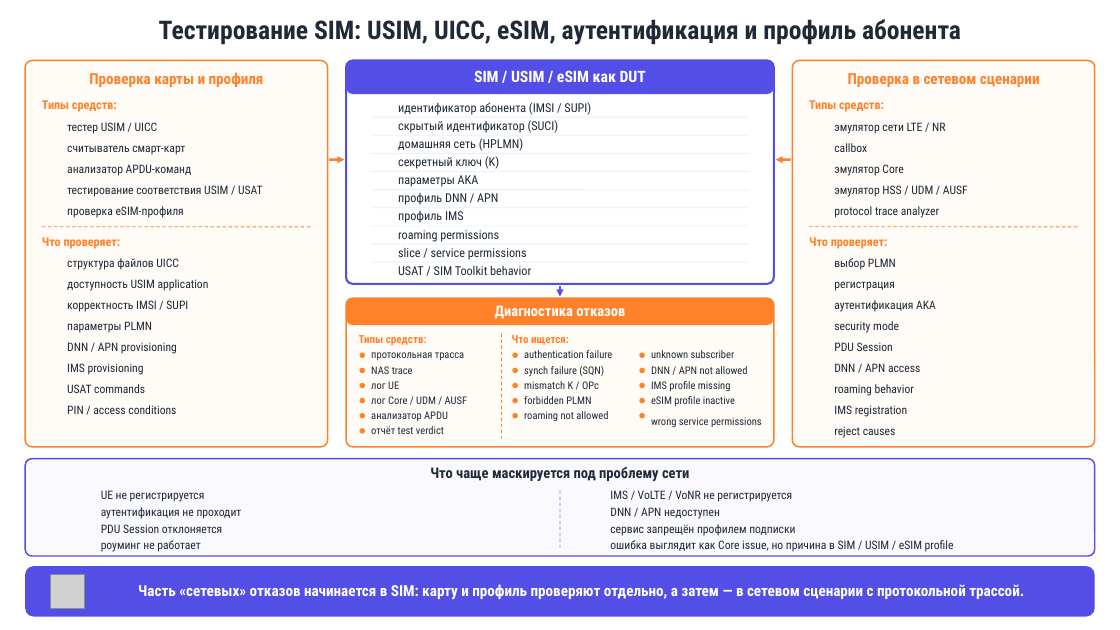
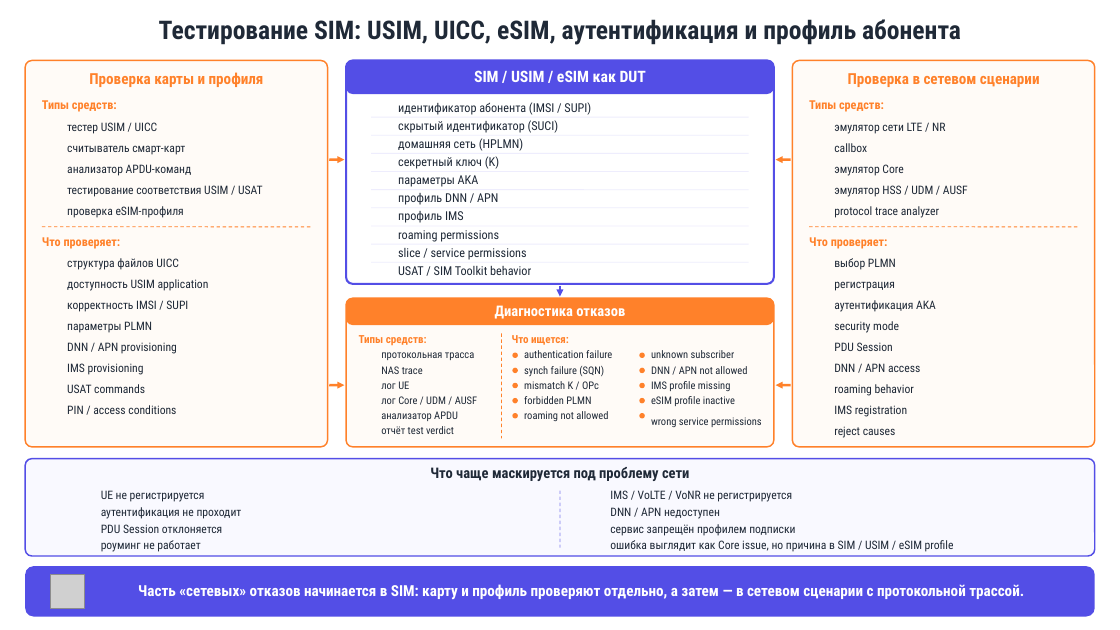
Before and after one commit to angela-designmmm/nnnn, a slide deck: slide 2 of block3_UE_SIM_testing.pptx. Drawn at 1120x630 pixels with LibreOffice and Linux fonts; fonts in the diff are those of the drawing; grey boxes stand for pictures; background and template pictures are left out. Boxes give left, top, right and bottom in pixels: in the first picture for what was removed or moved away, otherwise in the second. Text is boxed around its words. In the diff, an @@ line names an element or a change of style, - is before the commit and + after.

```diff
--- a/block3_UE_SIM_testing.pptx
+++ b/block3_UE_SIM_testing.pptx
@@ ellipse removed at (x1=360, y1=353, x2=365, y2=359) @@
@@ text "протокольная трасса" moved from (x1=371, y1=352, x2=464, y2=360) to (x1=381, y1=352, x2=474, y2=360) @@
@@ arrow added from (329, 385) to (344, 385), #FF812A 2 pt @@
@@ ellipse removed at (x1=360, y1=368, x2=365, y2=374) @@
@@ ellipse removed at (x1=360, y1=383, x2=365, y2=389) @@
@@ text "NAS trace" moved from (x1=371, y1=366, x2=413, y2=374) to (x1=381, y1=366, x2=423, y2=374) @@
@@ text "лог UE" moved from (x1=371, y1=381, x2=399, y2=389) to (x1=381, y1=381, x2=409, y2=389) @@
@@ arrow added from (791, 385) to (776, 385), #FF812A 2 pt @@
@@ ellipse removed at (x1=360, y1=398, x2=365, y2=404) @@
@@ ellipse removed at (x1=360, y1=413, x2=365, y2=419) @@
@@ text "лог Core / UDM / ..." moved from (x1=371, y1=396, x2=467, y2=404) to (x1=381, y1=396, x2=477, y2=404) @@
@@ text "анализатор APDU" moved from (x1=371, y1=411, x2=448, y2=421) to (x1=381, y1=411, x2=458, y2=421) @@
@@ ellipse removed at (x1=360, y1=429, x2=365, y2=434) @@
@@ text "отчёт test verdict" moved from (x1=371, y1=426, x2=444, y2=434) to (x1=381, y1=426, x2=454, y2=434) @@
```
Also in this commit, not shown: 2 other slides changed.
